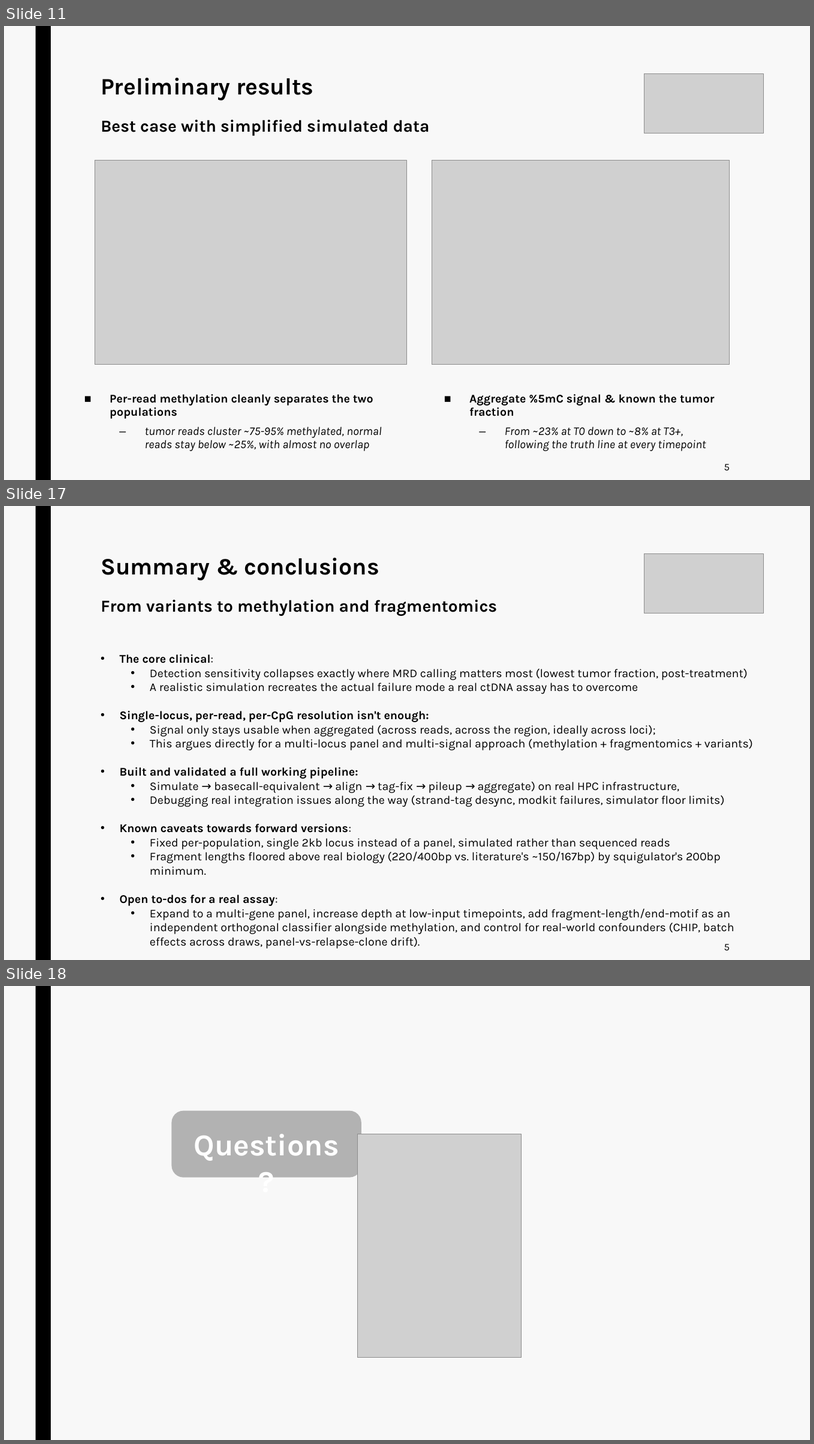
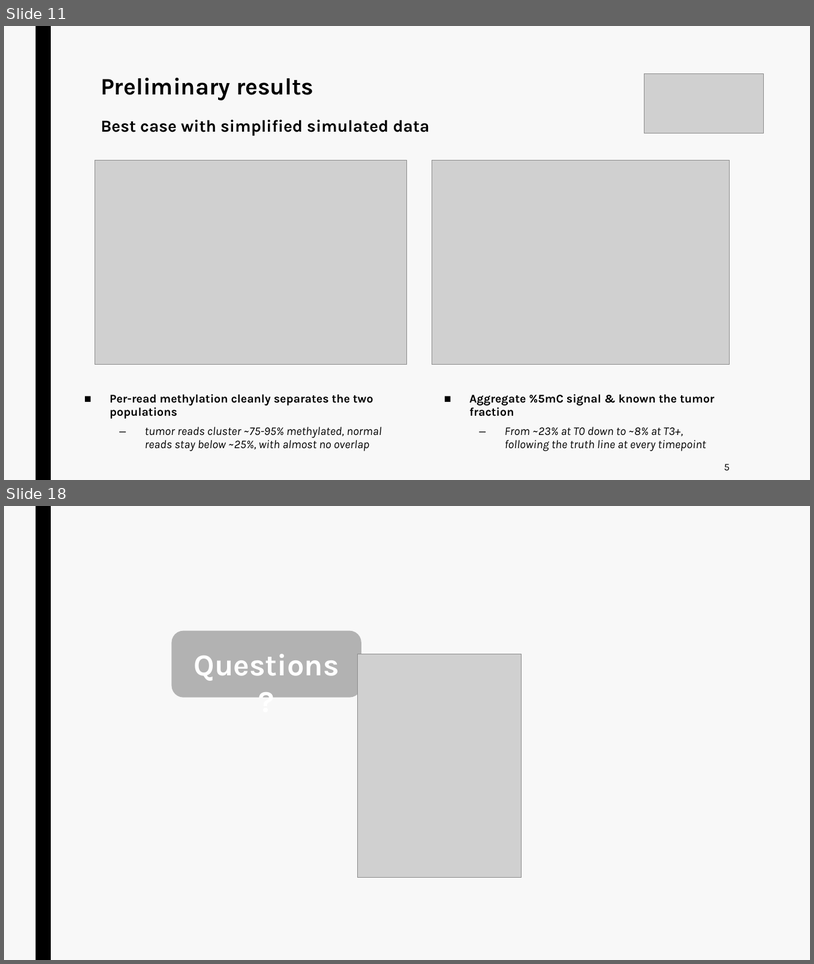
Before and after one commit to jurtasun/presentations, a slide deck: 202609_vhio_symposium/202609_vhio_technical.ppt. Shown one above the other, each under a label of ours: slides 11, 17 and 18 before the commit, slides 11 and 18 after it; the slides between them are not shown. The pictures are 814x1444 and 814x964 pixels, drawn with LibreOffice and Linux fonts; fonts in the diff are those of the drawing; grey boxes stand for pictures. Boxes give left, top, right and bottom in pixels: in the first picture for what was removed or moved away, otherwise in the second. Text is boxed around its words. In the diff, an @@ line names an element or a change of style, - is before the commit and + after.

```diff
--- a/202609_vhio_symposium/202609_vhio_technical.ppt
+++ b/202609_vhio_symposium/202609_vhio_technical.ppt
@@ slide 17 removed at <box>4,506,810,960</box>, background #F8F8F8; not listed: 1 template element that a slide beside it also shows @@
@@ title removed at <box>101,558,497,616</box> @@
-Summary & conclusions
-From variants to methylation and fragmentomics
@@ picture removed at <box>645,554,764,613</box> @@
@@ text removed at <box>120,654,753,948</box> @@
-• The core clinical:
-  • Detection sensitivity collapses exactly where MRD calling matters most (lowest tumor fraction, post-treatment)
-  • A realistic simulation recreates the actual failure mode a real ctDNA assay has to overcome
-• Single-locus, per-read, per-CpG resolution isn't enough:
-  • Signal only stays usable when aggregated (across reads, across the region, ideally across loci);
-  • This argues directly for a multi-locus panel and multi-signal approach (methylation + fragmentomics + variants)
-• Built and validated a full working pipeline:
-  • Simulate → basecall-equivalent → align → tag-fix → pileup → aggregate) on real HPC infrastructure,
-  • Debugging real integration issues along the way (strand-tag desync, modkit failures, simulator floor limits)
-• Known caveats towards forward versions:
-  • Fixed per-population, single 2kb locus instead of a panel, simulated rather than sequenced reads
-  • Fragment lengths floored above real biology (220/400bp vs. literature's ~150/167bp) by squigulator's 200bp minimum.
-• Open to-dos for a real assay:
-  • Expand to a multi-gene panel, increase depth at low-input timepoints, add fragment-length/end-motif as an independent orthogonal classifier alongside methylation, and control for real-world confounders (CHIP, batch effects across draws, panel-vs-relapse-clone drift).
@@ text removed at <box>725,943,730,950</box> @@
-5
```
Also in this commit, not shown: 12 slides changed, 6 slides added, 1 other slide removed, 11 other files.
